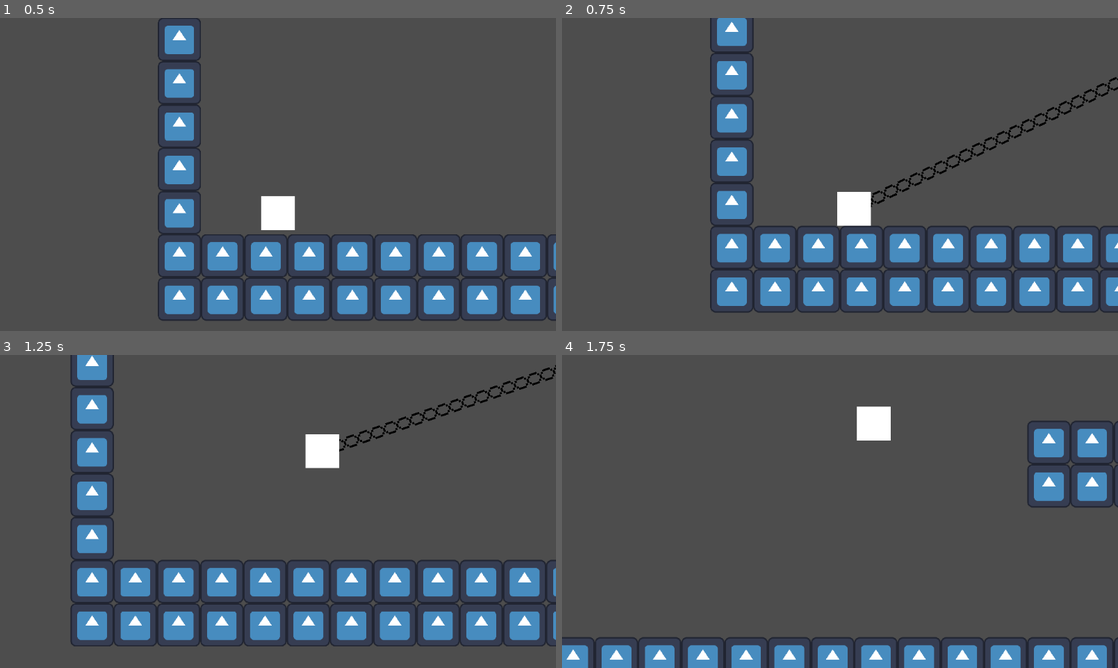
Above: before the commit, frames 1-4 (two rows, left to right).
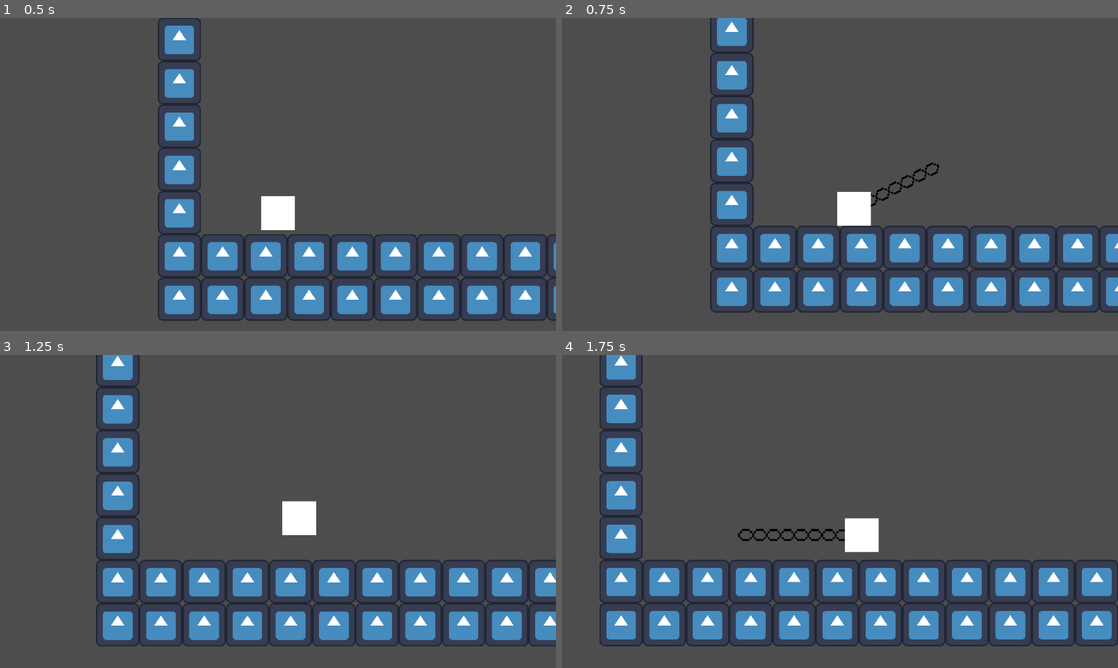
Above: after the commit, the same moments.

Repository: LitheFulminare/Operation-Venulysian
Game: Godot game, scene res://Game scenes/Prototyping.tscn
The game is run twice, just before and just after one commit, with the same random seed, the same clock (stepped at 60 frames per second) and the same inputs. The engine's default icon, where the game draws it, is replaced by a stand-in: a white triangle on a blue panel in a dark square.
Inputs (mouse positions are in pixels of both pictures, inside the frame that each line leads up to):
- Up to frame 1 (0.5 s): no input
- Up to frame 2 (0.75 s): move the mouse to (962, 158) at 0.52 s; hold D (Right) from 0.53 s (still down); tap F (Grappling Hook) at 0.6 s
- Up to frame 3 (1.25 s): keep holding D (Right); tap W (Up) at 0.77, 0.8, 1.07 s
- Up to frame 4 (1.75 s): keep holding D (Right); move the mouse to (728, 527) at 1.27 s; tap W (Up) at 1.35, 1.52 s; tap F (Grappling Hook) at 1.55 s

Frame 1 is identical in both runs. In frame 2, 0.8% of the frame differs, in the area x 55-100%, y 18-61%; in frame 3, 19%; in frame 4, 28%, in the area x 0-100%, y 0-100%.

Commit message:
grappling hook miss feedback

Diff:
--- a/Operation Venulysian/Player/grappling_hook_controller.gd
+++ b/Operation Venulysian/Player/grappling_hook_controller.gd
@@ -18,6 +18,7 @@
 var mouse_position: Vector2
 var hovering: bool = false
 var is_on_cooldown: bool
+var grappling_hook_missed: bool
 
 func _ready() -> void:
 	cooldown_timer.wait_time = coolddown_duration
@@ -29,6 +30,8 @@
 			stop_using_grappling_hook()
 		elif !is_on_cooldown:
 			use_grappling_hook()
+	if Input.is_action_just_pressed("Up") && player.is_in_grappling_hook:
+		stop_using_grappling_hook()
 
 ## Called once when the player presses Grappling Hook button
 func use_grappling_hook() -> void:
@@ -37,11 +40,16 @@
 	mouse_position =  get_global_mouse_position()
 
 	raycast.global_position = player.global_position
-	raycast.target_position =  (mouse_position - player.global_position) * 5
+	raycast.target_position =  (mouse_position - player.global_position) * 1
 
 	# apparently raycast collision is delayed by one frame, so it must be force updated
 	raycast.force_raycast_update()
-	raycast_collision_point = raycast.get_collision_point()
+	if raycast.is_colliding():
+		raycast_collision_point = raycast.get_collision_point()
+		grappling_hook_missed = false
+	else:
+		raycast_collision_point = raycast.target_position + player.global_position
+		grappling_hook_missed = true
 
 	line2d.visible = true
 	fire_chain()
@@ -55,8 +63,12 @@
 	raycast_collision_point  - player.global_position, 0.2)
 
 	await tween.finished
-	player.is_in_grappling_hook = true
-	player.movement_component.double_jump_active = true
+	if !grappling_hook_missed:
+		player.is_in_grappling_hook = true
+		player.movement_component.double_jump_active = true
+	else:
+		retract_chain()
+		cooldown_timer.start(0.5)
 
 ## Used to tween the chain position
 func update_chain_sprite(new_position: Vector2) -> void:
@@ -80,7 +92,7 @@
 	player.move_and_slide()
 
 func stop_using_grappling_hook() -> void:
-	cooldown_timer.start()
+	cooldown_timer.start(coolddown_duration)
 	player.is_in_grappling_hook = false
 	hovering = true
 
